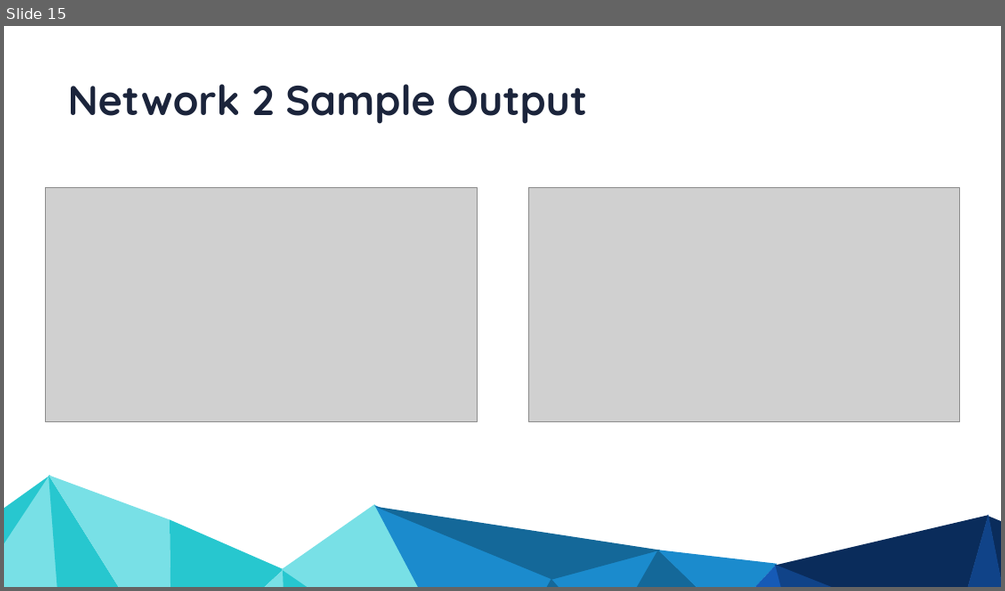
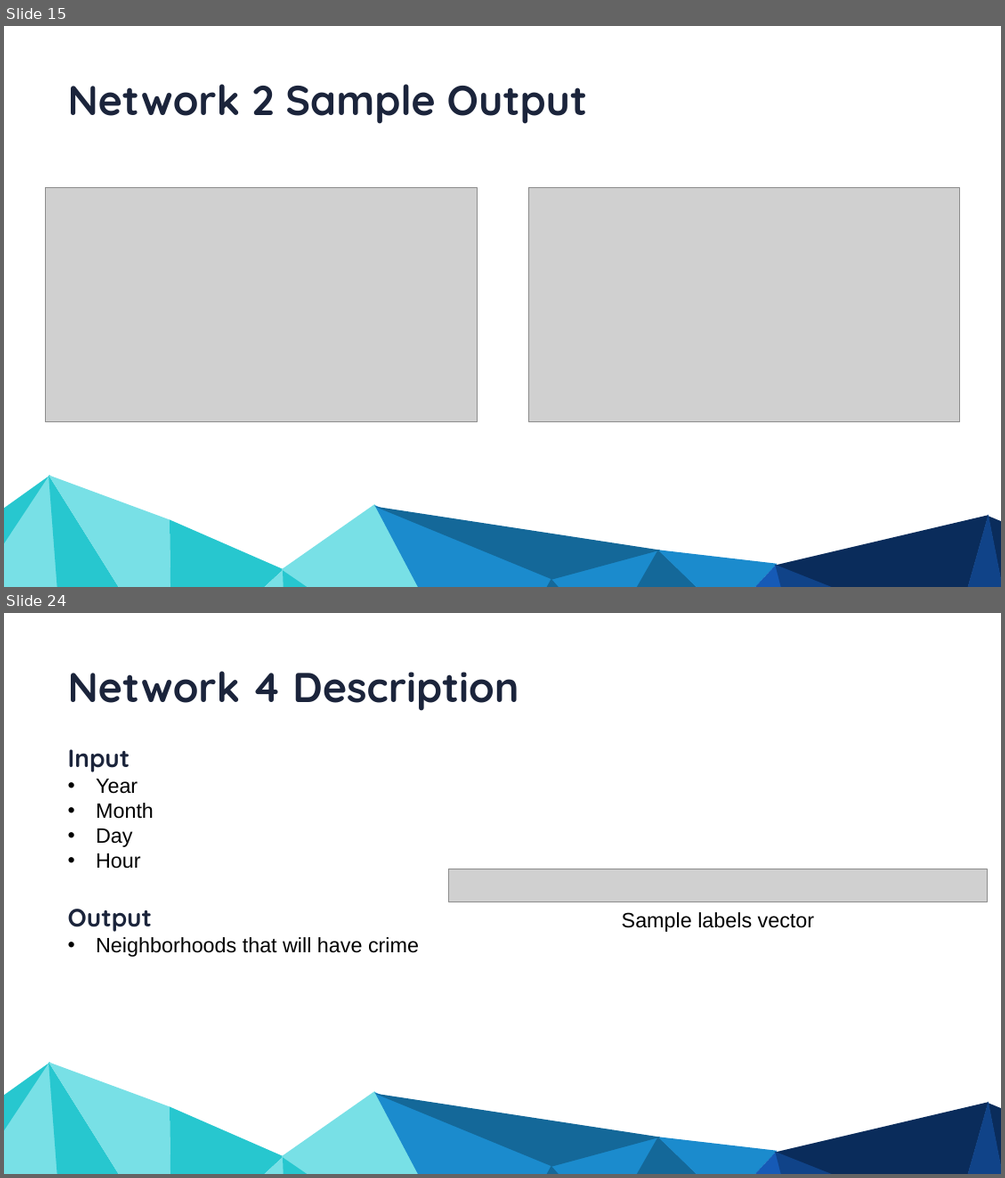
Before and after one commit to NasirKhalid24/Vancouver-Crime-Prediction, a slide deck: Final Presentation.pptx. Shown one above the other, each under a label of ours: slide 15 before the commit, slides 15 and 24 after it; the slides between them are not shown. The pictures are 1005x591 and 1005x1178 pixels, drawn with LibreOffice and Linux fonts; fonts in the diff are those of the drawing; grey boxes stand for pictures. Boxes give left, top, right and bottom in pixels: in the first picture for what was removed or moved away, otherwise in the second. Text is boxed around its words. In the diff, an @@ line names an element or a change of style, - is before the commit and + after.

```diff
--- a/Final Presentation.pptx
+++ b/Final Presentation.pptx
@@ slide 24 added at box(4, 613, 1001, 1174), background #FFFFFF; not listed: 19 template elements that a slide beside it also shows @@
@@ text added at box(68, 671, 518, 711), 80 pt, text #1B243B, bold @@
+Network 4 Description
@@ text added at box(68, 749, 419, 957), 40 pt, text #000000 @@
+Input
+• Year
+• Month
+• Day
+• Hour
+Output
+• Neighborhoods that will have crime
@@ picture added at box(449, 868, 987, 902) @@
@@ text added at box(622, 912, 815, 932), 40 pt, text #000000 @@
+Sample labels vector
```
Also in this commit, not shown: 1 slide changed, 13 other slides added, 2 other files.
